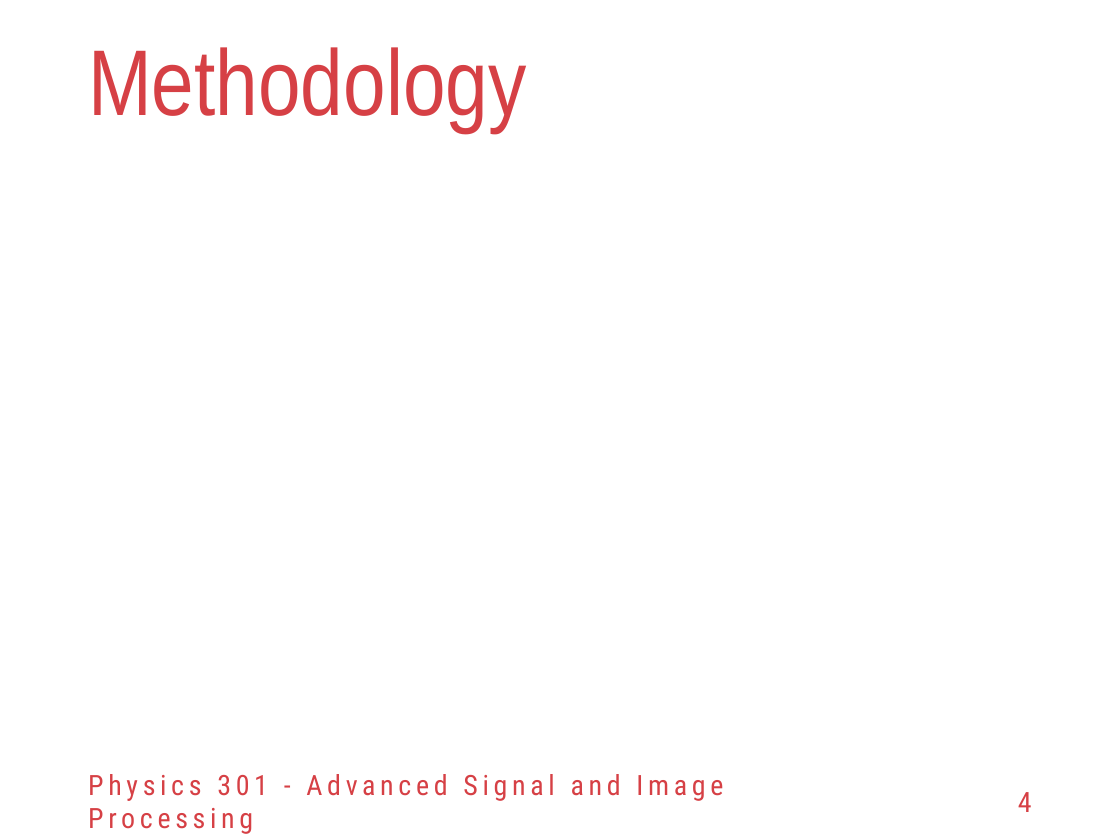
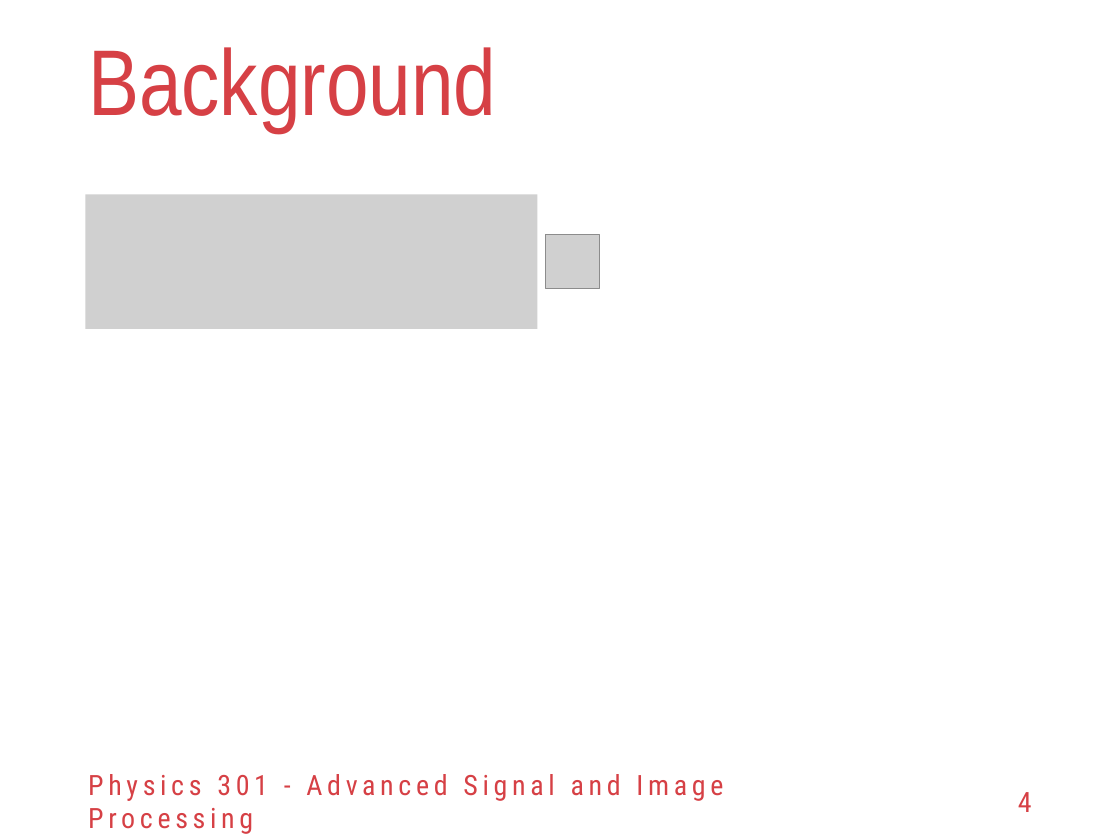
Before and after one commit to reneprincipejr/Physics-301, a slide deck: slide 4 of 04 RGB-to-Spectra using PCA/Activity 4 - RGB-Spectra using PCA.pptx. Drawn at 1120x840 pixels with LibreOffice and Linux fonts; fonts in the diff are those of the drawing; grey boxes stand for pictures; background and template pictures are left out. Boxes give left, top, right and bottom in pixels: in the first picture for what was removed or moved away, otherwise in the second. Text is boxed around its words. In the diff, an @@ line names an element or a change of style, - is before the commit and + after.

```diff
--- a/04 RGB-to-Spectra using PCA/Activity 4 - RGB-Spectra using PCA.pptx
+++ b/04 RGB-to-Spectra using PCA/Activity 4 - RGB-Spectra using PCA.pptx
@@ background #FFFFFF to #FFFFFF at 89% opacity @@
@@ title at (88,47,496,133): text changed @@
-Methodology
+Background
@@ picture added at (85,195,538,329) @@
@@ picture added at (545,235,599,289) @@
```
Also in this commit, not shown: 9 other slides changed, 2 slides added, 18 other files.
